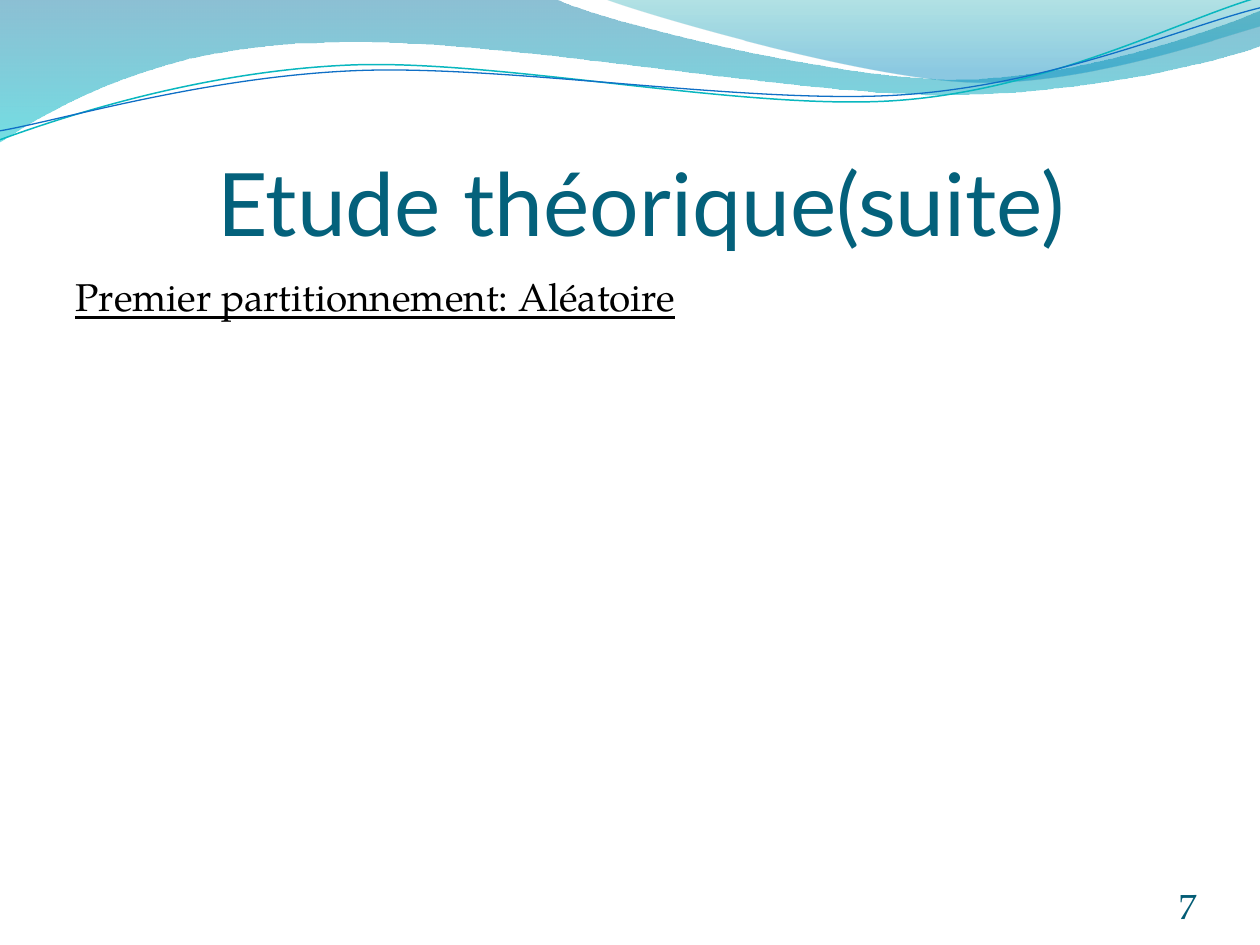
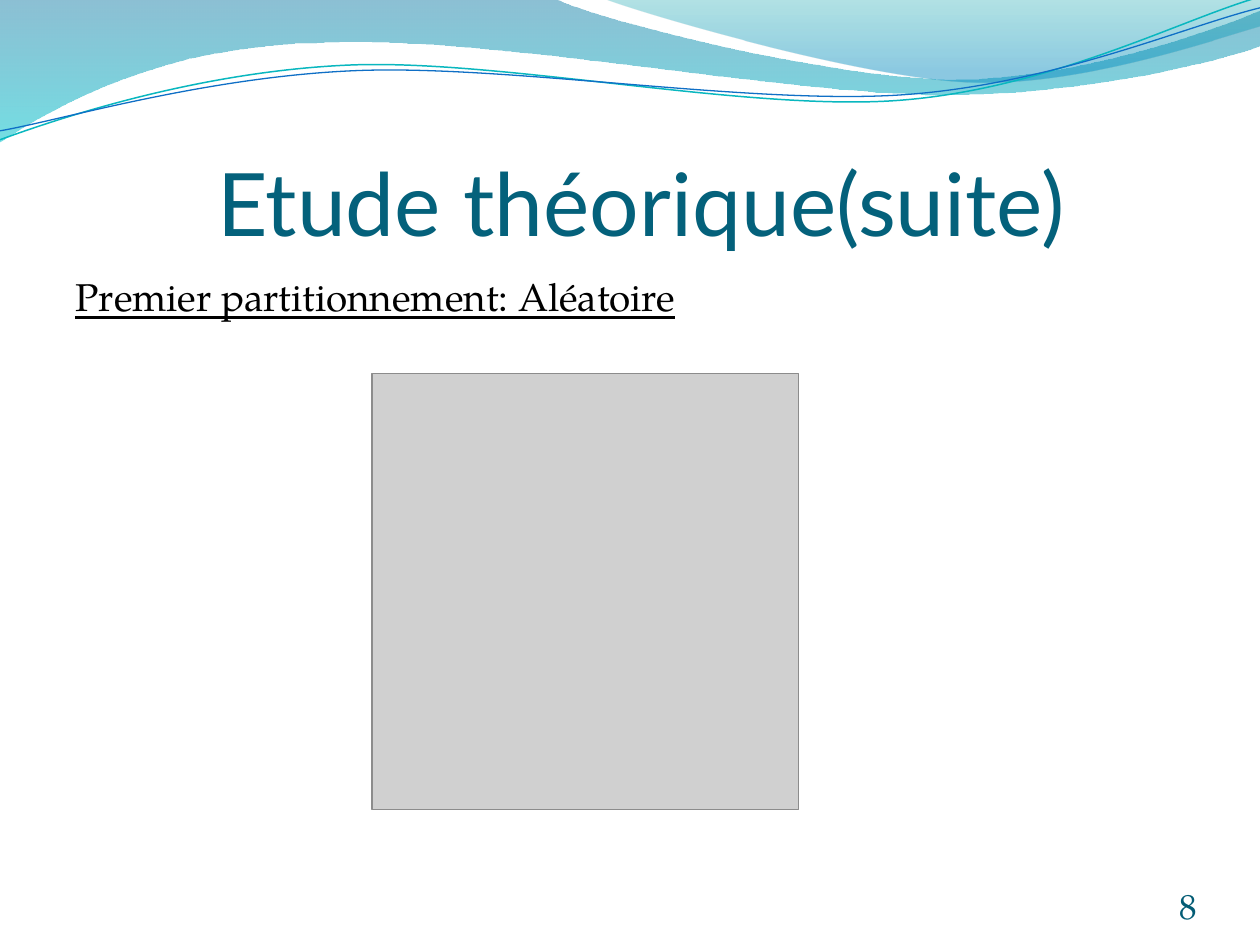
Before and after one commit to rogelja/Projet, a slide deck: slide 8 of PowerPoint/Présentation soutenance.pptx (slide 7 before the commit). Drawn at 1260x945 pixels with LibreOffice and Linux fonts; fonts in the diff are those of the drawing; grey boxes stand for pictures. Boxes give left, top, right and bottom in pixels: in the first picture for what was removed or moved away, otherwise in the second. Text is boxed around its words. In the diff, an @@ line names an element or a change of style, - is before the commit and + after.

```diff
--- a/PowerPoint/Présentation soutenance.pptx
+++ b/PowerPoint/Présentation soutenance.pptx
@@ picture added at bbox=[372, 373, 799, 809] @@
@@ page number at bbox=[1179, 895, 1197, 920]: text changed @@
-7
+8
```
Also in this commit, not shown: 7 other slides changed, 4 slides added, 2 slides removed, 4 other files.
